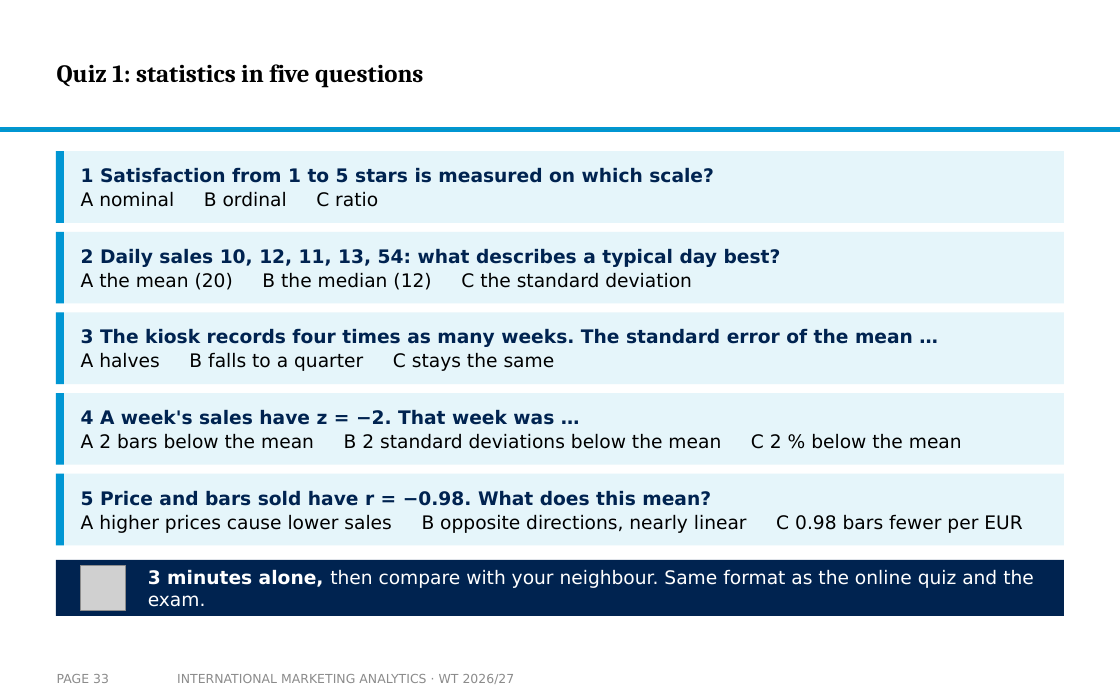
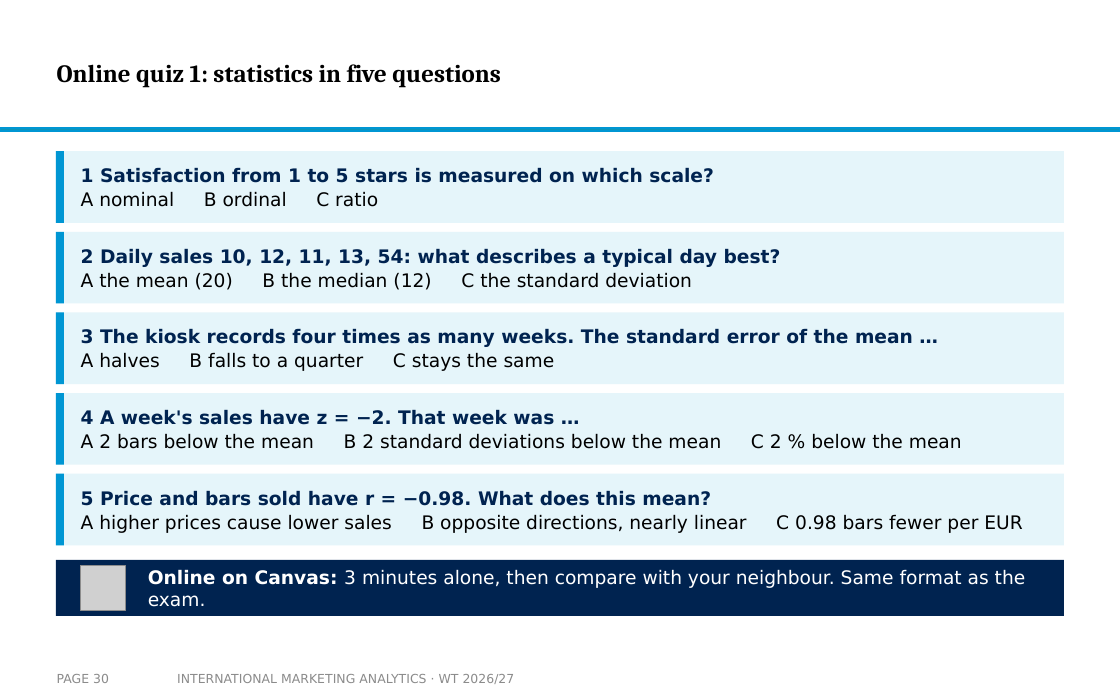
Before and after one commit to arnefloh-wu/international-marketing-analytics-teaching, a slide deck: slide 30 of slides/01b_statistics-and-regression_WT26-27.pptx (slide 33 before the commit). Drawn at 1120x700 pixels with LibreOffice and Linux fonts; fonts in the diff are those of the drawing; grey boxes stand for pictures; background and template pictures are left out. Boxes give left, top, right and bottom in pixels: in the first picture for what was removed or moved away, otherwise in the second. Text is boxed around its words. In the diff, an @@ line names an element or a change of style, - is before the commit and + after.

```diff
--- a/slides/01b_statistics-and-regression_WT26-27.pptx
+++ b/slides/01b_statistics-and-regression_WT26-27.pptx
@@ title at box(57, 64, 501, 87): text changed @@
-Quiz 1: statistics in five questions
+Online quiz 1: statistics in five questions
@@ text at box(148, 569, 1026, 607): text changed @@
-3 minutes alone, then compare with your neighbour. Same format as the online quiz and the exam.
+Online on Canvas: 3 minutes alone, then compare with your neighbour. Same format as the exam.
@@ page number at box(57, 674, 109, 683): text changed @@
-PAGE 33
+PAGE 30
```
Also in this commit, not shown: 4 other slides changed, 1 slide added, 3 other files.
